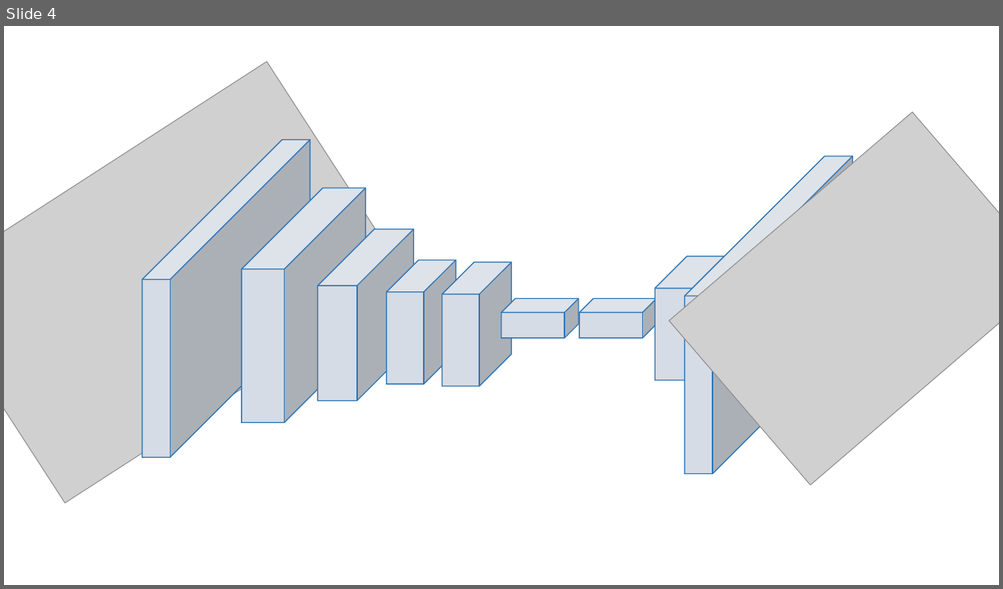
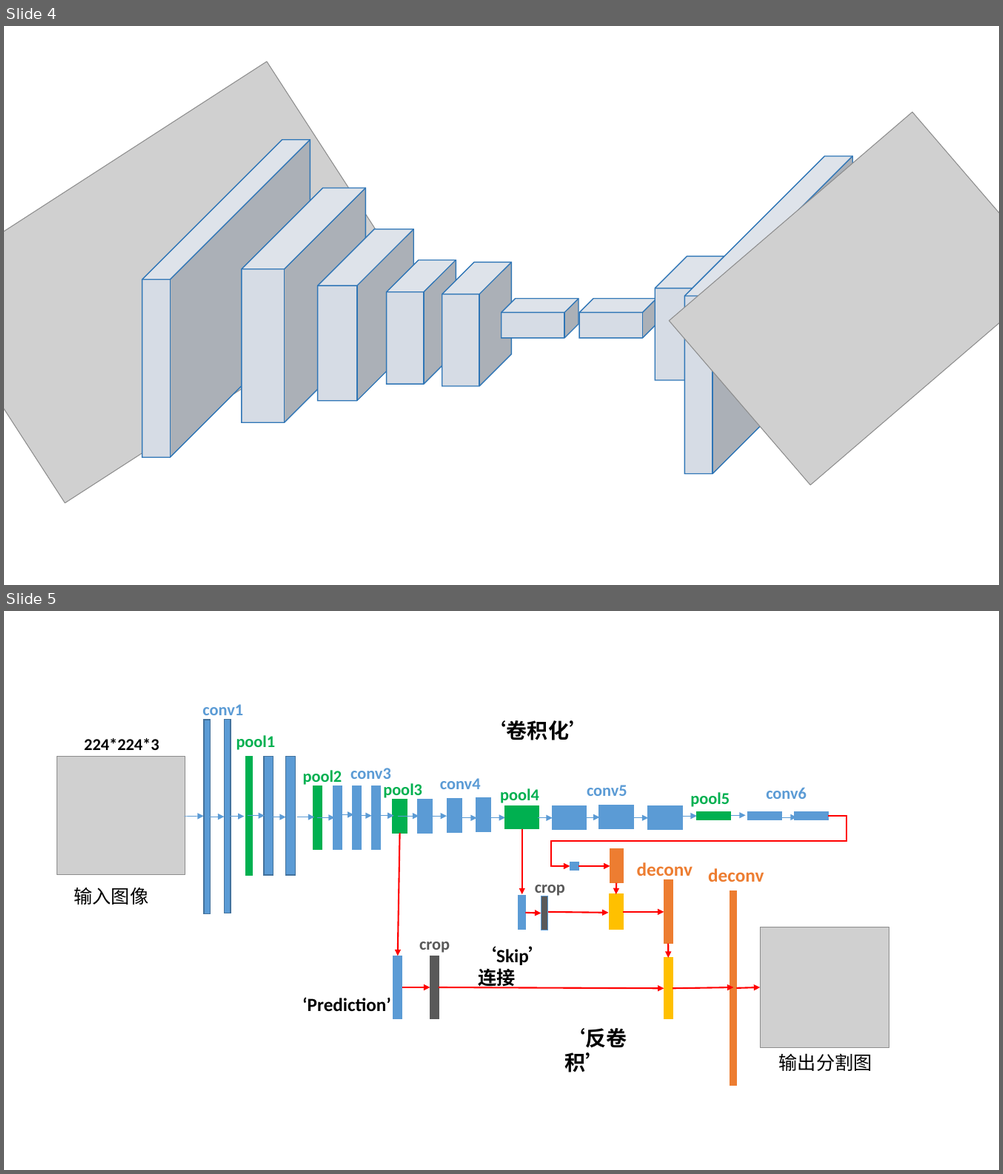
Before and after one commit to taojt/thesis, a slide deck: figures/画图.pptx. Shown one above the other, each under a label of ours: slide 4 before the commit, slides 4 and 5 after it. The pictures are 1003x589 and 1003x1174 pixels, drawn with LibreOffice and Linux fonts; fonts in the diff are those of the drawing; grey boxes stand for pictures. Boxes give left, top, right and bottom in pixels: in the first picture for what was removed or moved away, otherwise in the second. Text is boxed around its words. In the diff, an @@ line names an element or a change of style, - is before the commit and + after.

```diff
--- a/figures/画图.pptx
+++ b/figures/画图.pptx
@@ slide 5 added at <box>4,611,999,1170</box>, background #FFFFFF @@
@@ group added at <box>57,704,889,1085</box>: 32 arrows, 30 rectangles, 21 texts, 2 pictures, 1 elbow arrow @@
+224*224*3
+conv3
+pool1
+conv1
+crop
+pool3
+conv4
+pool4
+conv5
+conv6
+pool5
+输入图像
+输出分割图
+‘卷积化’
+‘反卷积’
+‘Skip’连接
+pool2
+crop
+‘Prediction’
+deconv
+deconv
```
Also in this commit, not shown: 1 slide changed, 1 other slide added, 17 other files.
